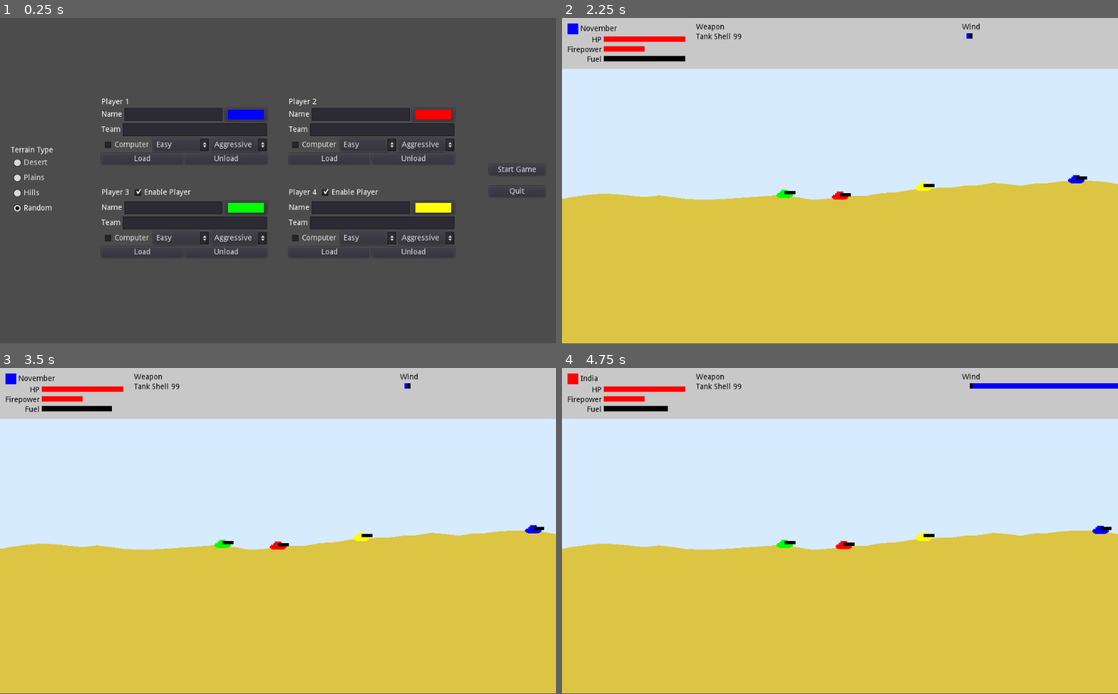
Above: before the commit, frames 1-4 (two rows, left to right).
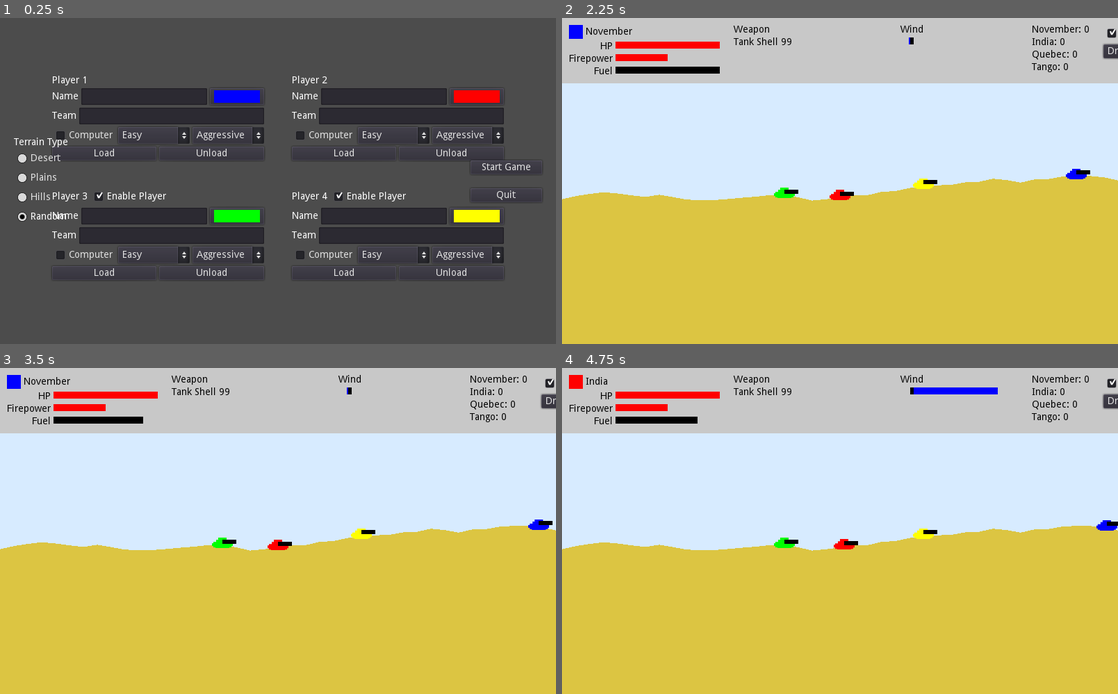
Above: after the commit, the same moments.

Repository: Arc676/Tanks-Godot
Game: Godot game, scene res://Scenes/Screens/Main Menu.tscn
Same seed, same stepped clock (60 frames per second), same inputs: the game is played once before the commit and once after it.
Inputs (mouse positions are in pixels of both pictures, inside the frame that each line leads up to):
- Up to frame 1 (0.25 s): no input
- Up to frame 2 (2.25 s): click "Easy" at 0.5 s; click "Easy" at 1.25 s; click "Start Game" at 2 s
- Up to frame 3 (3.5 s): tap Enter at 2.75 s; move the mouse to (400, 514) at 2.77 s; hold Right (ui_right) from 2.78 s (still down); click (400, 514) at 2.85 s; tap Up (ui_up) at 3.02 s
- Up to frame 4 (4.75 s): move the mouse to (728, 547) at 3.52 s; tap Space (fire) at 3.6 s; tap Up (ui_up) at 3.77 s; move the mouse to (895, 459) at 4.27 s; release Right (ui_right) at 4.28 s; hold Left (ui_left) from 4.28 s (still down); tap W (next_weapon) at 4.35 s
The window is 800x468 before the commit and 800x469 after it. Grey fills any space a smaller window leaves; there, only what the larger window draws over its background counts as a difference.

The runs differ from the first frame. In frame 1, 15% of the frame differs, in the area x 1-98%, y 17-80%; in frame 2, 7.7%; in frame 3, 7.7%; in frame 4, 8.3%.

Commit message:
Screen stretching adapts to device
Stretch UI on mobile devices
Fix wind bar size issues

Diff:
--- a/Scenes/Screens/Game.tscn
+++ b/Scenes/Screens/Game.tscn
@@ -186,7 +186,7 @@
 margin_left = 341.0
 margin_right = 1146.0
 margin_bottom = 84.0
-size_flags_horizontal = 3
+size_flags_horizontal = 0
 
 [node name="Label" type="Label" parent="ColorRect/HUD/Wind"]
 margin_right = 805.0
@@ -199,12 +199,13 @@
 margin_top = 18.0
 margin_right = 805.0
 margin_bottom = 28.0
+size_flags_horizontal = 0
 custom_constants/separation = 0
+alignment = 1
 
 [node name="Wind Bar L" type="TextureProgress" parent="ColorRect/HUD/Wind/Bars"]
-margin_right = 400.0
-margin_bottom = 10.0
-size_flags_horizontal = 3
+margin_bottom = 10.0
+size_flags_horizontal = 4
 max_value = 200.0
 texture_progress = ExtResource( 5 )
 fill_mode = 1
@@ -218,48 +219,47 @@
 
 [node name="Wind Bar R" type="TextureProgress" parent="ColorRect/HUD/Wind/Bars"]
 margin_left = 405.0
-margin_right = 805.0
-margin_bottom = 10.0
-size_flags_horizontal = 3
+margin_bottom = 10.0
+size_flags_horizontal = 4
 max_value = 200.0
 texture_progress = ExtResource( 5 )
 
 [node name="Scoreboard" type="VBoxContainer" parent="ColorRect/HUD"]
 margin_left = 1166.0
-margin_right = 1233.0
+margin_right = 1241.0
 margin_bottom = 84.0
 size_flags_horizontal = 3
 
 [node name="Score 1" type="Label" parent="ColorRect/HUD/Scoreboard"]
-margin_right = 67.0
+margin_right = 75.0
 margin_bottom = 14.0
 custom_colors/font_color = Color( 0, 0, 0, 1 )
 text = "Player X: 0"
 
 [node name="Score 2" type="Label" parent="ColorRect/HUD/Scoreboard"]
 margin_top = 18.0
-margin_right = 67.0
+margin_right = 75.0
 margin_bottom = 32.0
 custom_colors/font_color = Color( 0, 0, 0, 1 )
 text = "Player X: 0"
 
 [node name="Score 3" type="Label" parent="ColorRect/HUD/Scoreboard"]
 margin_top = 36.0
-margin_right = 67.0
+margin_right = 75.0
 margin_bottom = 50.0
 custom_colors/font_color = Color( 0, 0, 0, 1 )
 text = "Player X: 0"
 
 [node name="Score 4" type="Label" parent="ColorRect/HUD/Scoreboard"]
 margin_top = 54.0
-margin_right = 67.0
+margin_right = 75.0
 margin_bottom = 68.0
 custom_colors/font_color = Color( 0, 0, 0, 1 )
 text = "Player X: 0"
 
 [node name="Controls" type="VBoxContainer" parent="ColorRect/HUD"]
-margin_left = 1253.0
-margin_right = 1339.0
+margin_left = 1261.0
+margin_right = 1347.0
 margin_bottom = 84.0
 size_flags_vertical = 3
 
--- a/Scripts/Singletons/Globals.gd
+++ b/Scripts/Singletons/Globals.gd
@@ -16,8 +16,8 @@
 
 const GRAVITY = 981
 
-onready var SCR_HEIGHT = get_viewport().size.y
-onready var SCR_WIDTH = get_viewport().size.x
+var SCR_WIDTH
+var SCR_HEIGHT
 
 var _loaded = false
 var players = []
@@ -29,3 +29,11 @@
 		printerr("Please delete the instance at: " + get_path())
 	else:
 		Globals._loaded = true
+		if !OS.has_touchscreen_ui_hint():
+			get_tree().set_screen_stretch(
+				SceneTree.STRETCH_MODE_DISABLED,
+				SceneTree.STRETCH_ASPECT_IGNORE,
+				get_viewport().size
+			)
+		SCR_WIDTH = get_viewport().size.x
+		SCR_HEIGHT = get_viewport().size.y
--- a/project.godot
+++ b/project.godot
@@ -30,6 +30,11 @@
 Weapons="*res://Scripts/Singletons/Weapons.gd"
 Items="*res://Scripts/Singletons/Items.gd"
 
+[display]
+
+window/stretch/mode="viewport"
+window/stretch/aspect="expand"
+
 [input]
 
 ui_accept={
@@ -60,10 +65,6 @@
  ]
 }
 
-[input_devices]
-
-pointing/emulate_touch_from_mouse=true
-
 [layer_names]
 
 2d_physics/layer_1="Terrain"
Binary file changed: Textures/Blue.png
